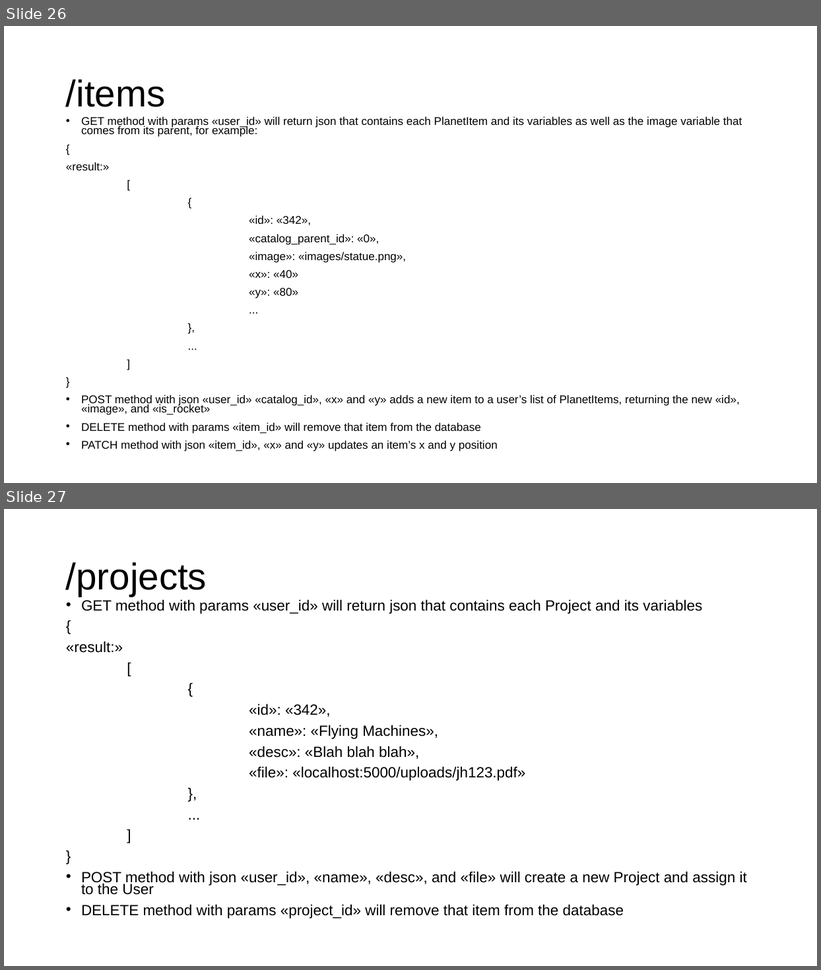
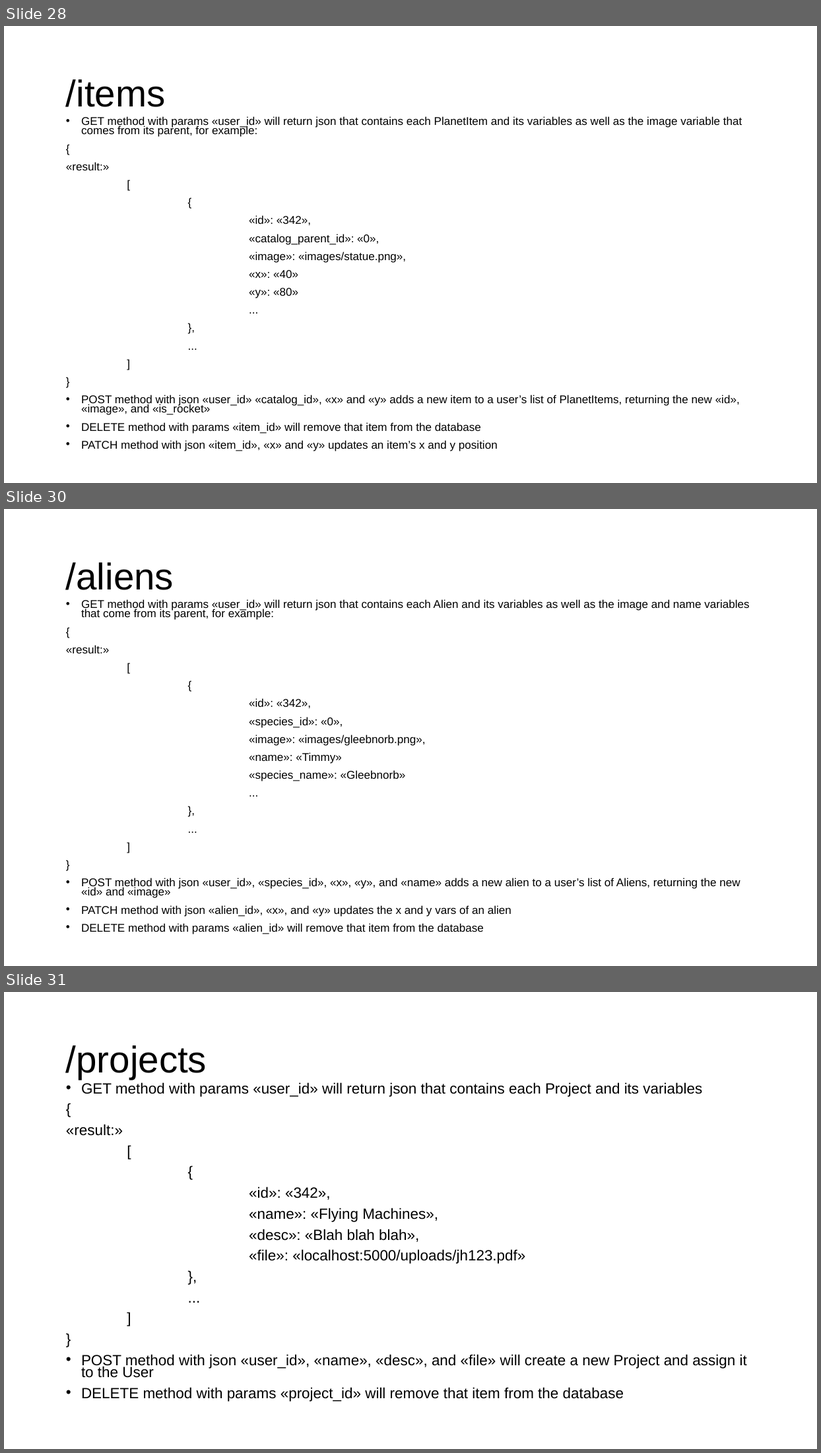
Before and after one commit to gmfk07/iu2018-backend, a slide deck: iu-spec-backend.pptx. Shown one above the other, each under a label of ours: slides 26 and 27 before the commit, slides 28, 30 and 31 after it; the slides between them are not shown. The pictures are 821x970 and 821x1453 pixels, drawn with LibreOffice and Linux fonts; fonts in the diff are those of the drawing. Boxes give left, top, right and bottom in pixels: in the first picture for what was removed or moved away, otherwise in the second. Text is boxed around its words. In the diff, an @@ line names an element or a change of style, - is before the commit and + after.

Commit message:
Added alien features

```diff
--- a/iu-spec-backend.pptx
+++ b/iu-spec-backend.pptx
@@ slide 30 added at [4, 509, 817, 966], background #FFFFFF @@
@@ title added at [66, 562, 174, 590], 44 pt, text #000000 @@
+/aliens
@@ text added at [66, 599, 749, 935], 13.3 pt, text #000000 @@
+• GET method with params «user_id» will return json that contains each Alien and its variables as well as the image and name variables that come from its parent, for example:
+{
+«result:»
+[
+{
+«id»: «342»,
+«species_id»: «0»,
+«image»: «images/gleebnorb.png»,
+«name»: «Timmy»
+«species_name»: «Gleebnorb»
+...
+},
+...
+]
+}
+• POST method with json «user_id», «species_id», «x», «y», and «name» adds a new alien to a user’s list of Aliens, returning the new «id» and «image»
+• PATCH method with json «alien_id», «x», and «y» updates the x and y vars of an alien
+• DELETE method with params «alien_id» will remove that item from the database
@@ what was slide 26 is now slide 28 @@
@@ what was slide 27 is now slide 31 @@
```
Also in this commit, not shown: 3 other slides added, 4 other files.
